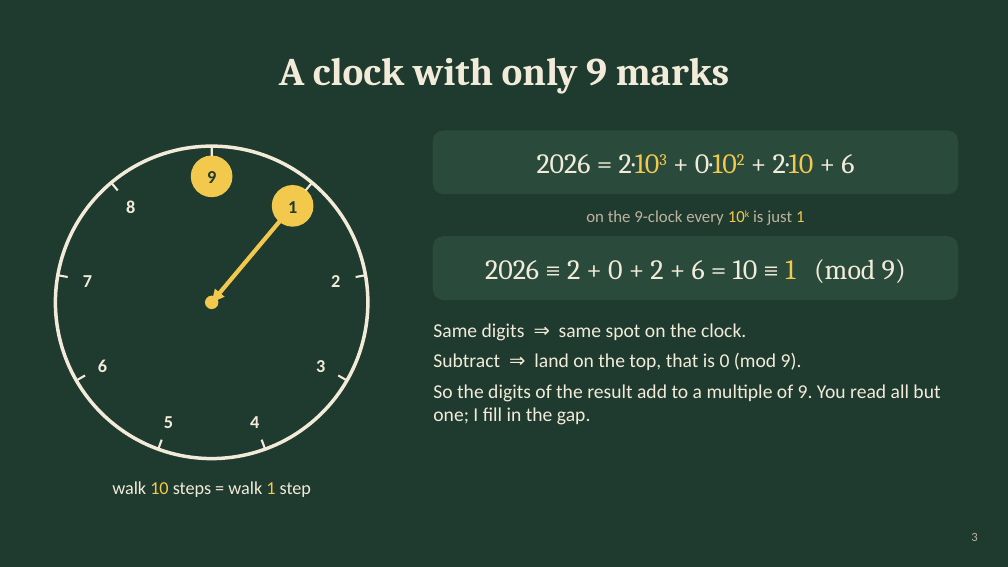
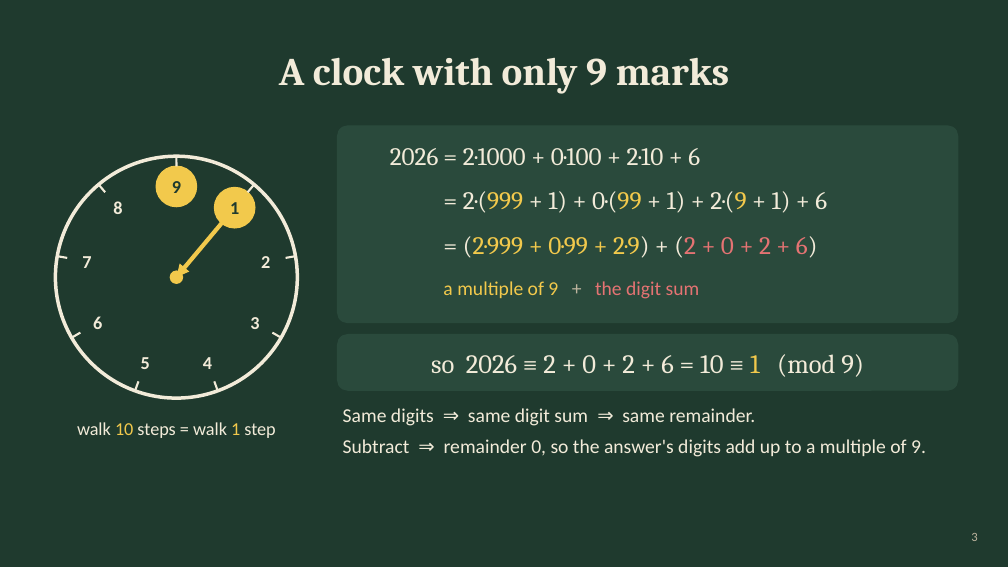
Before and after one commit to ZhihengLi0/math5248, a slide deck: slide 3 of presentation/PPT演讲版.pptx. Drawn at 1008x567 pixels with LibreOffice and Linux fonts; fonts in the diff are those of the drawing. Boxes give left, top, right and bottom in pixels: in the first picture for what was removed or moved away, otherwise in the second. Text is boxed around its words. In the diff, an @@ line names an element or a change of style, - is before the commit and + after.

```diff
--- a/presentation/PPT演讲版.pptx
+++ b/presentation/PPT演讲版.pptx
@@ rounded rectangle resized from (x1=433, y1=131, x2=958, y2=194) to (x1=338, y1=126, x2=958, y2=323) @@
@@ rounded rectangle at (x1=338, y1=126, x2=958, y2=323): proportions changed @@
@@ text added at (x1=390, y1=148, x2=439, y2=165), 18 pt, text #F2EBD9 @@
+2026
@@ text at (x1=463, y1=148, x2=700, y2=165): text changed; size 20 to 18 pt @@
-2026 = 2·103 + 0·102 + 2·10 + 6
+= 2·1000 + 0·100 + 2·10 + 6
@@ ellipse resized from (x1=55, y1=146, x2=368, y2=459) to (x1=55, y1=156, x2=297, y2=398) @@
@@ 1 text, 1 ellipse, 1 line moved together from (x1=192, y1=146, x2=232, y2=197) to (x1=156, y1=156, x2=197, y2=207) @@
@@ text "8" moved from (x1=126, y1=200, x2=135, y2=213) to (x1=113, y1=201, x2=122, y2=214) @@
@@ line moved from (111, 182) - (118, 191) to (99, 184) - (105, 193) @@
@@ 1 text, 1 ellipse, 1 line moved together from (x1=272, y1=182, x2=312, y2=226) to (x1=215, y1=184, x2=255, y2=228) @@
@@ text added at (x1=463, y1=191, x2=827, y2=213), 18 pt, text #F2EBD9 @@
+= 2·(999 + 1) + 0·(99 + 1) + 2·(9 + 1) + 6
@@ arrow moved from (279, 222) - (212, 302) to (222, 223) - (176, 277) @@
@@ text at (x1=463, y1=236, x2=818, y2=258): text changed; size 20 to 18 pt; text colour #F2EBD9 to #F2C94C @@
-2026 ≡ 2 + 0 + 2 + 6 = 10 ≡ 1 (mod 9)
+= (2·999 + 0·99 + 2·9) + (2 + 0 + 2 + 6)
@@ text removed at (x1=586, y1=210, x2=804, y2=225) @@
-on the 9-clock every 10k is just 1
@@ line moved from (57, 275) - (68, 277) to (57, 256) - (68, 258) @@
@@ text "7" moved from (x1=83, y1=275, x2=92, y2=287) to (x1=82, y1=256, x2=91, y2=268) @@
@@ text "2" moved from (x1=331, y1=275, x2=340, y2=287) to (x1=261, y1=256, x2=270, y2=268) @@
@@ line moved from (366, 275) - (356, 277) to (295, 256) - (285, 258) @@
@@ ellipse moved from (x1=206, y1=296, x2=218, y2=308) to (x1=170, y1=271, x2=182, y2=283) @@
@@ text at (x1=443, y1=281, x2=700, y2=299): text changed; text colour #F2EBD9 to #F2C94C @@
-Same digits ⇒ same spot on the clock.
-Subtract ⇒ land on the top, that is 0 (mod 9).
-So the digits of the result add to a multiple of 9. You read all but one; I fill in the gap.
+a multiple of 9 + the digit sum
@@ text "a multiple of 9 + ..." at (x1=443, y1=281, x2=700, y2=299): vertical alignment top to middle @@
@@ text "6" moved from (x1=98, y1=359, x2=107, y2=372) to (x1=93, y1=316, x2=102, y2=329) @@
@@ text "3" moved from (x1=316, y1=360, x2=325, y2=372) to (x1=250, y1=317, x2=259, y2=329) @@
@@ line moved from (85, 376) - (77, 380) to (81, 333) - (72, 338) @@
@@ text "5" moved from (x1=164, y1=416, x2=173, y2=428) to (x1=141, y1=357, x2=150, y2=369) @@
@@ text "4" moved from (x1=250, y1=416, x2=259, y2=428) to (x1=203, y1=357, x2=212, y2=369) @@
@@ line moved from (339, 376) - (347, 380) to (272, 333) - (281, 338) @@
@@ rounded rectangle at (x1=338, y1=335, x2=958, y2=390): proportions changed @@
@@ rounded rectangle resized from (x1=433, y1=237, x2=958, y2=299) to (x1=338, y1=335, x2=958, y2=390) @@
@@ text added at (x1=431, y1=354, x2=864, y2=377), 19 pt, text #F2EBD9 @@
+so 2026 ≡ 2 + 0 + 2 + 6 = 10 ≡ 1 (mod 9)
@@ line moved from (161, 439) - (158, 450) to (138, 381) - (135, 391) @@
@@ line moved from (262, 439) - (265, 450) to (215, 381) - (218, 391) @@
@@ text "walk 10 steps = walk ..." moved from (x1=112, y1=481, x2=311, y2=497) to (x1=77, y1=422, x2=275, y2=438) @@
@@ text added at (x1=343, y1=408, x2=926, y2=457), 14 pt, text #F2EBD9 @@
+Same digits ⇒ same digit sum ⇒ same remainder.
+Subtract ⇒ remainder 0, so the answer's digits add up to a multiple of 9.
```
Also in this commit, not shown: 9 other files.
